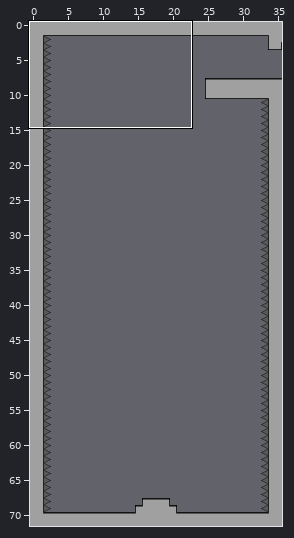
Tiled map: Resources/room1-09.tmx. The picture above shows the old version from afar; the outline marks the close-up.
Close-up. As it was:
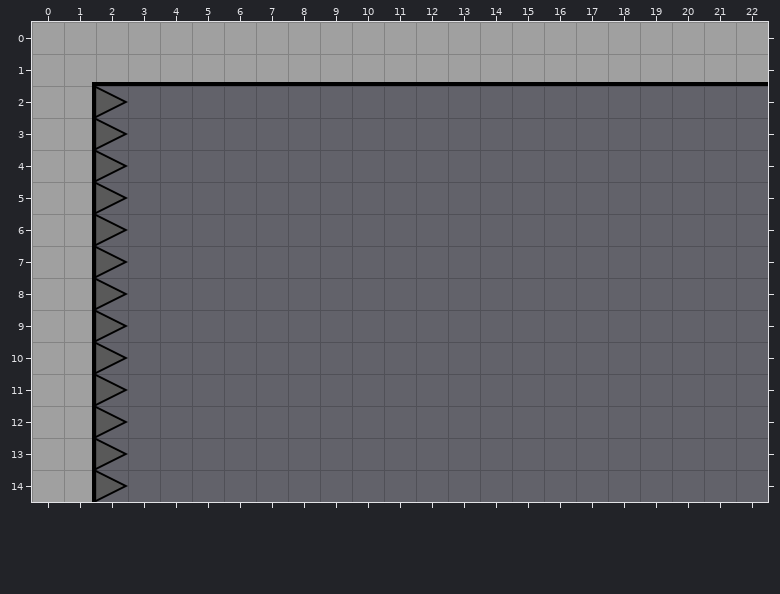
Cells are 32x32 px. Shown: x 0..22, y 0..14. The commit also changed other parts of the map, which this record leaves out.
After the commit:
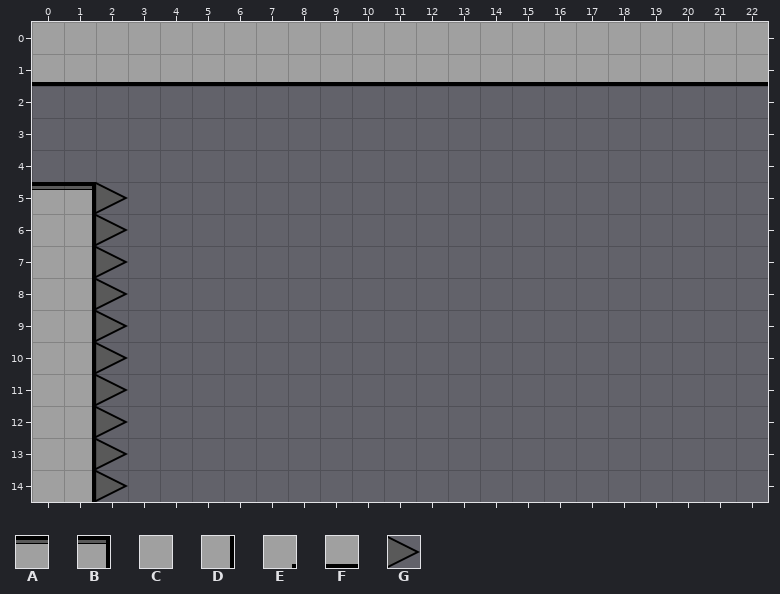
Key: from "tilemap1": A 1, B 2, C 6, D 7, E 9, F 11, G 16.
_ is an empty cell.
Changes in this commit:
Layer "main-layer":
y 1: x 0..1 CE -> FF
y 2..4: x 0..2 CDG -> ___
y 5: x 0..1 CD -> AB
Boxes around the changes in both close-ups, in picture pixels (x1, y1, x2, y2):
changed: (32, 82, 128, 190)
